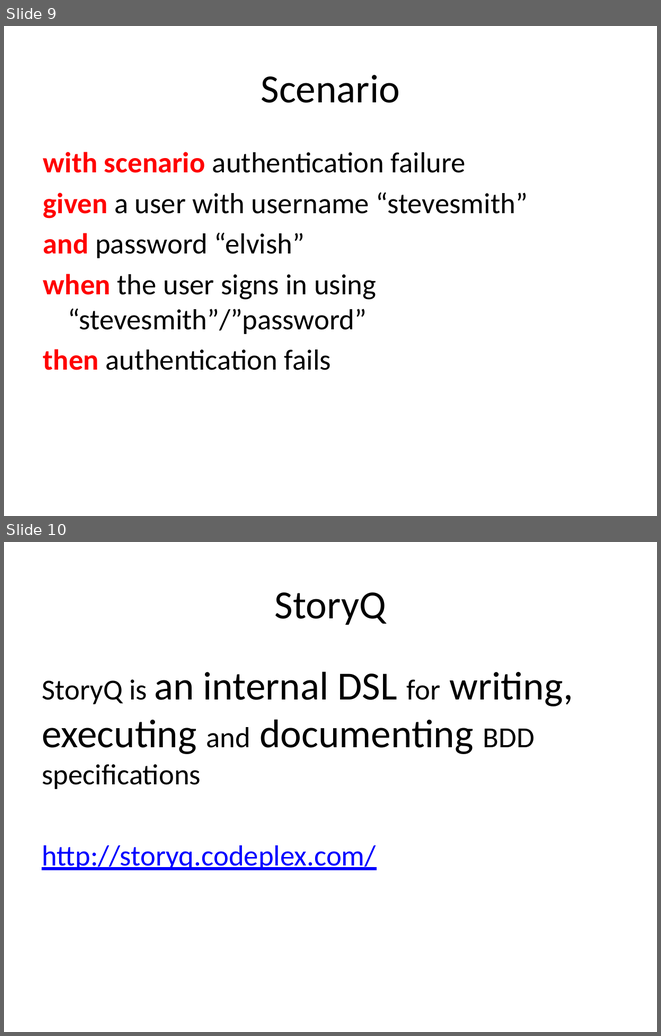
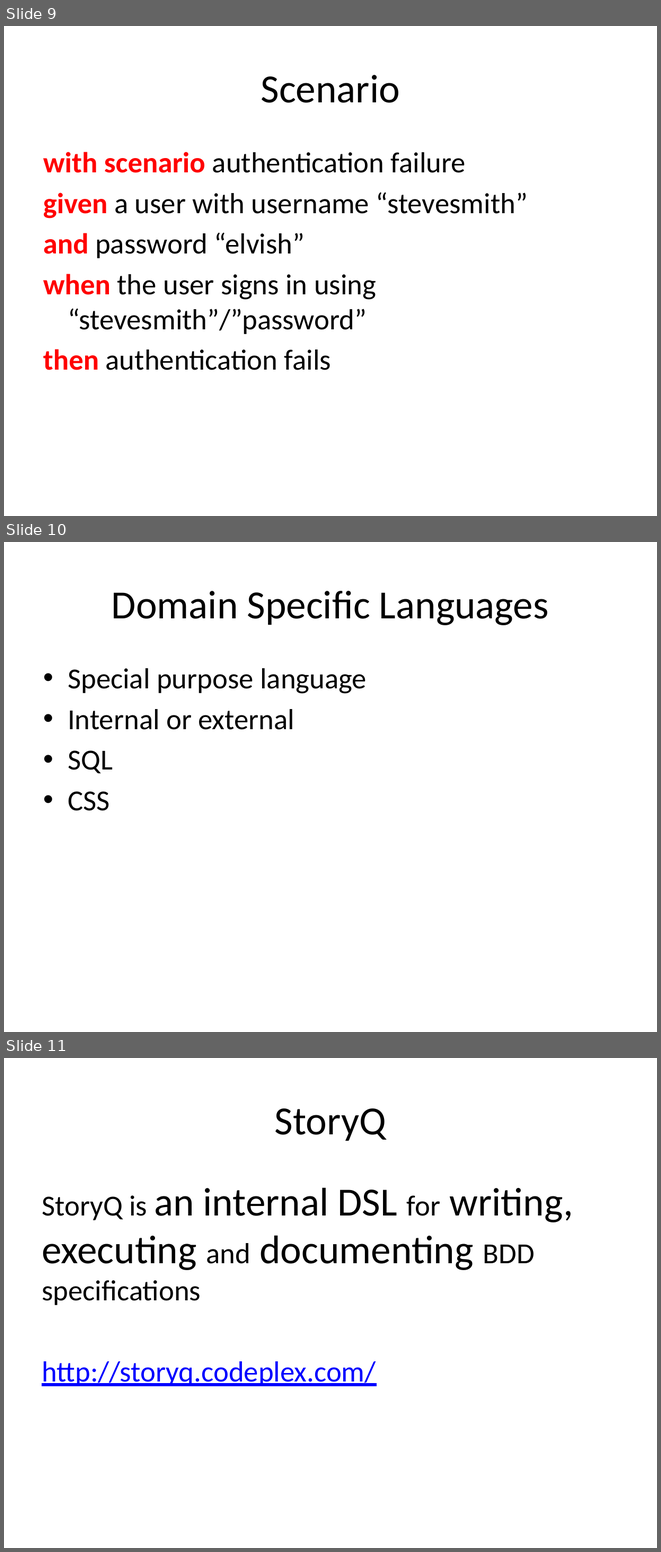
Before and after one commit to liammclennan/Liam-s-Presentations, a slide deck: storyq/Behaviour-Driven Development.pptx. Shown one above the other, each under a label of ours: slides 9 and 10 before the commit, slides 9, 10 and 11 after it. The pictures are 661x1036 and 661x1552 pixels, drawn with LibreOffice and Linux fonts; fonts in the diff are those of the drawing. Boxes give left, top, right and bottom in pixels: in the first picture for what was removed or moved away, otherwise in the second. Text is boxed around its words. In the diff, an @@ line names an element or a change of style, - is before the commit and + after.

Commit message:
minor changes to ppt and specs

```diff
--- a/storyq/Behaviour-Driven Development.pptx
+++ b/storyq/Behaviour-Driven Development.pptx
@@ slide 10 added at <box>4,542,657,1032</box>, background #FFFFFF @@
@@ title added at <box>112,591,549,625</box>, 44 pt, text #000000 @@
+Domain Specific Languages
@@ text added at <box>68,668,367,811</box>, 32 pt, text #000000 @@
+• Special purpose language
+• Internal or external
+• SQL
+• CSS
@@ what was slide 10 is now slide 11 @@
```
Also in this commit, not shown: 2 other files.
